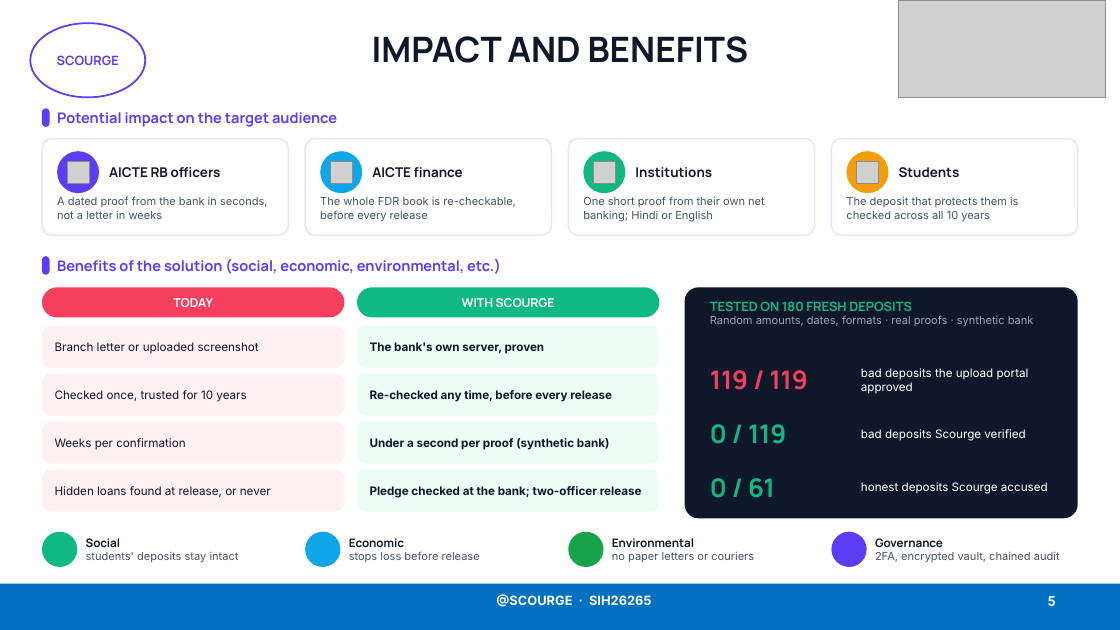
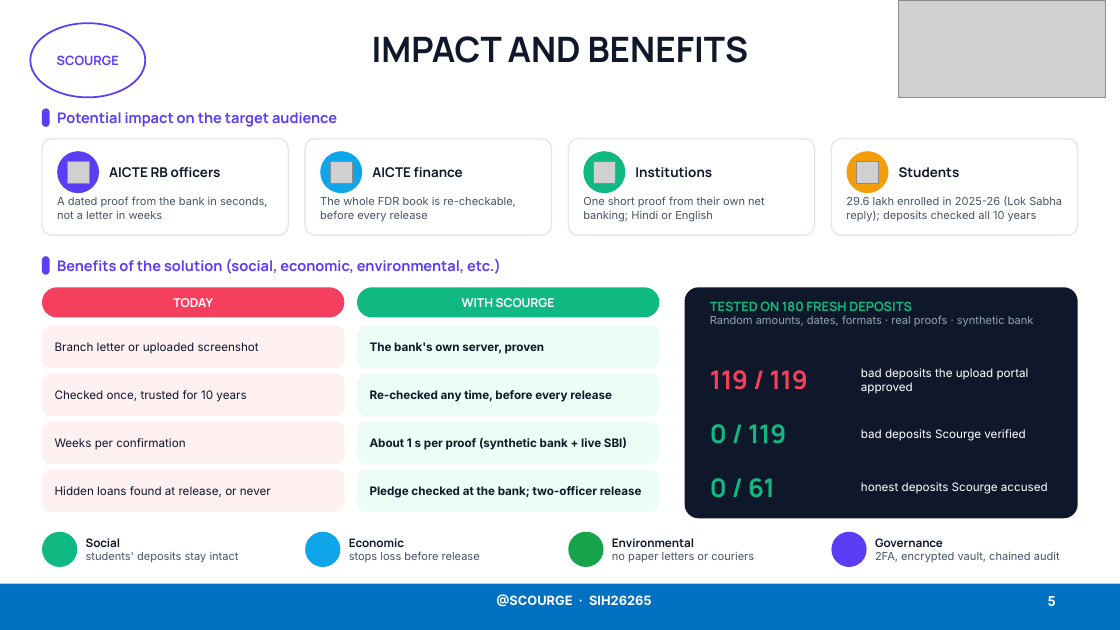
Before and after one commit to Lakki007/Arnavax-Scourge-SIH26265, a slide deck: slide 5 of docs/ppt/Scourge_SIH26265_Idea.pptx. Drawn at 1120x630 pixels with LibreOffice and Linux fonts; fonts in the diff are those of the drawing; grey boxes stand for pictures; background and template pictures are left out. Boxes give left, top, right and bottom in pixels: in the first picture for what was removed or moved away, otherwise in the second. Text is boxed around its words. In the diff, an @@ line names an element or a change of style, - is before the commit and + after.

```diff
--- a/docs/ppt/Scourge_SIH26265_Idea.pptx
+++ b/docs/ppt/Scourge_SIH26265_Idea.pptx
@@ text at [846, 196, 1062, 222]: text changed @@
-The deposit that protects them is checked across all 10 years
+29.6 lakh enrolled in 2025-26 (Lok Sabha reply); deposits checked all 10 years
@@ text at [370, 437, 627, 450]: text changed @@
-Under a second per proof (synthetic bank)
+About 1 s per proof (synthetic bank + live SBI)
```
Also in this commit, not shown: 3 other slides changed, 2 other files.
